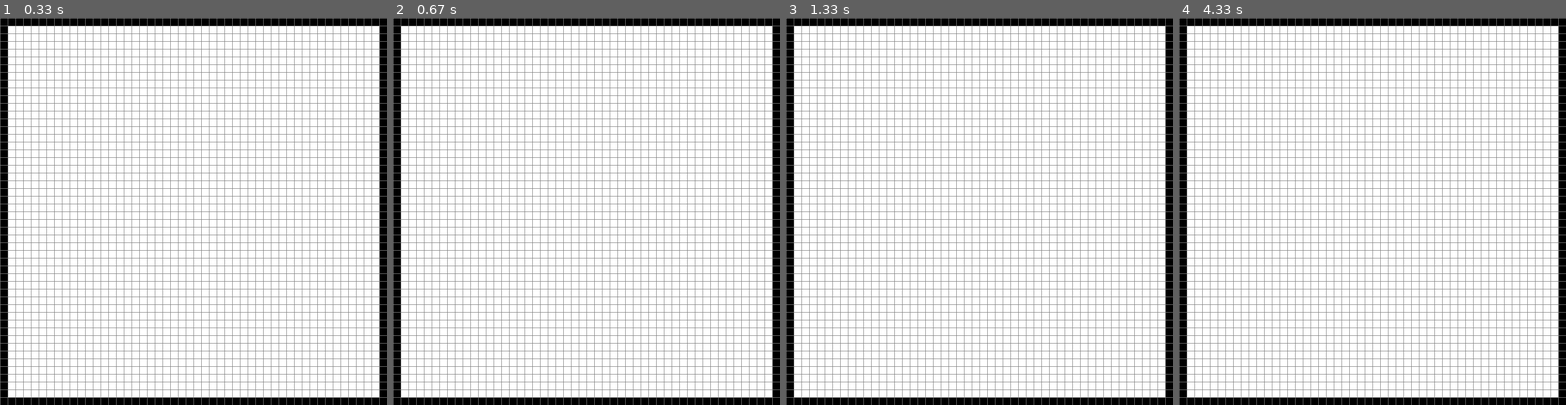
Above: before the commit, frames 1-4 (left to right).
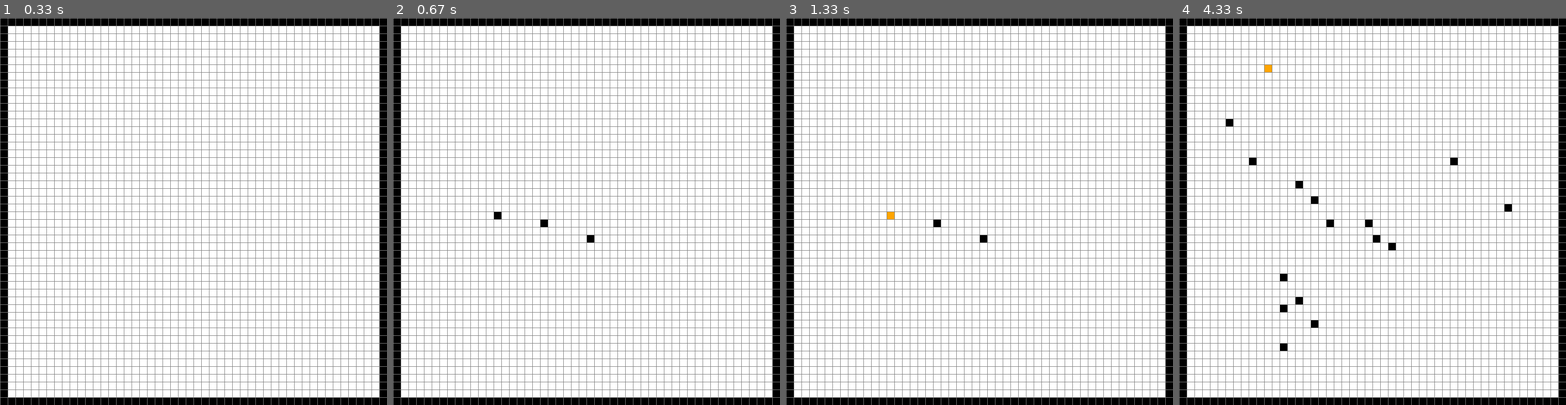
Above: after the commit, the same moments.

Repository: Igluvis/Pathfinder
Game: pygame game, started from src/run.py
The game is run twice, just before and just after one commit, with the same random seed, the same clock (stepped at 60 frames per second) and the same inputs.
Inputs (mouse positions are in pixels of both pictures, inside the frame that each line leads up to):
- Up to frame 1 (0.33 s): no input
- Up to frame 2 (0.67 s): press the mouse at (586, 238) at 0.37 s; move the mouse to (540, 226) at 0.47 s; release the mouse at (493, 215) at 0.6 s
- Up to frame 3 (1.33 s): tap E at 0.67 s; hold Q from 1 s (still down); move the mouse to (878, 68) at 1.03 s
- Up to frame 4 (4.33 s): release Q at 1.47 s; hold Q 1.5-1.97 s; move the mouse to (1376, 254) at 1.53 s; press the mouse at (1372, 238) at 2.03 s; move the mouse to (1298, 180) at 2.13 s; release the mouse at (1225, 126) at 2.27 s; press the mouse at (1372, 238) at 2.37 s; move the mouse to (1310, 199) at 2.47 s; release the mouse at (1248, 161) at 2.6 s; right-click (1279, 281) at 2.72 s; press the mouse at (1279, 281) at 3.03 s; move the mouse to (1298, 300) at 3.13 s; release the mouse at (1314, 323) at 3.27 s; press the mouse at (1279, 281) at 3.37 s; move the mouse to (1364, 219) at 3.47 s; release the mouse at (1453, 161) at 3.6 s; press the mouse at (1279, 281) at 3.7 s; move the mouse to (1395, 242) at 3.8 s; release the mouse at (1507, 207) at 3.93 s; press the mouse at (1279, 281) at 4.03 s; move the mouse to (1283, 312) at 4.13 s; release the mouse at (1283, 343) at 4.27 s

Frame 1 is identical in both runs. In frame 2, 0.1% of the frame differs, in the area x 26-52%, y 50-58%; in frame 3, 0.1%; in frame 4, 0.6%, in the area x 12-86%, y 12-86%.

Commit message:
interactable window; nodes can be colored by left-/rightclick and q for start and e for end

Diff:
--- a/src/core/main.py
+++ b/src/core/main.py
@@ -1,6 +1,7 @@
 import pygame
 from core.utils.grid import Grid
 from core.pygame.visualize import draw
+from core.pygame.misc import get_node
 
 def main(win, width, height, rows, cols):
     '''
@@ -27,4 +28,29 @@
             if event.type == pygame.QUIT:
                 run = False
 
+            if event.type == pygame.KEYDOWN:
+                if event.key == pygame.K_q:
+                    if start:
+                        start.cleanup()
+                    node = get_node(pygame.mouse.get_pos(), grid, width=width//cols, height=height//rows)
+                    node.status = 'start'
+                    start = node
+
+            if event.type == pygame.KEYDOWN:
+                if event.key == pygame.K_e:
+                    if end:
+                        end.cleanup()
+                    node = get_node(pygame.mouse.get_pos(), grid, width=width//cols, height=height//rows)
+                    node.status = 'end'
+
+            # Draw wall with left mouse click
+            if pygame.mouse.get_pressed()[0]:
+                node = get_node(pygame.mouse.get_pos(), grid, width=width//cols, height=height//rows)
+                node.status = 'wall'
+
+            # empty node with right click
+            if pygame.mouse.get_pressed()[2]:
+                node = get_node(pygame.mouse.get_pos(), grid, width=width//cols, height=height//rows)
+                node.status = 'walkable'
+
     pygame.quit()
--- /dev/null
+++ b/src/core/pygame/misc.py
@@ -0,0 +1,15 @@
+def get_node(pos, grid, width, height):
+    '''
+    gets node on grid based on mouse pos
+    returns corresponding node
+        pos: mouse position on press
+        grid: grid
+        rows: rows
+        cols: cols
+    return: node
+    '''
+    x_pos, y_pos = pos
+    x = x_pos // width
+    y = y_pos // height
+
+    return grid.node(x,y)
--- a/src/core/utils/node.py
+++ b/src/core/utils/node.py
@@ -22,4 +22,4 @@
         return False
 
     def cleanup(self):
-        pass
+        self.status = 'walkable'
